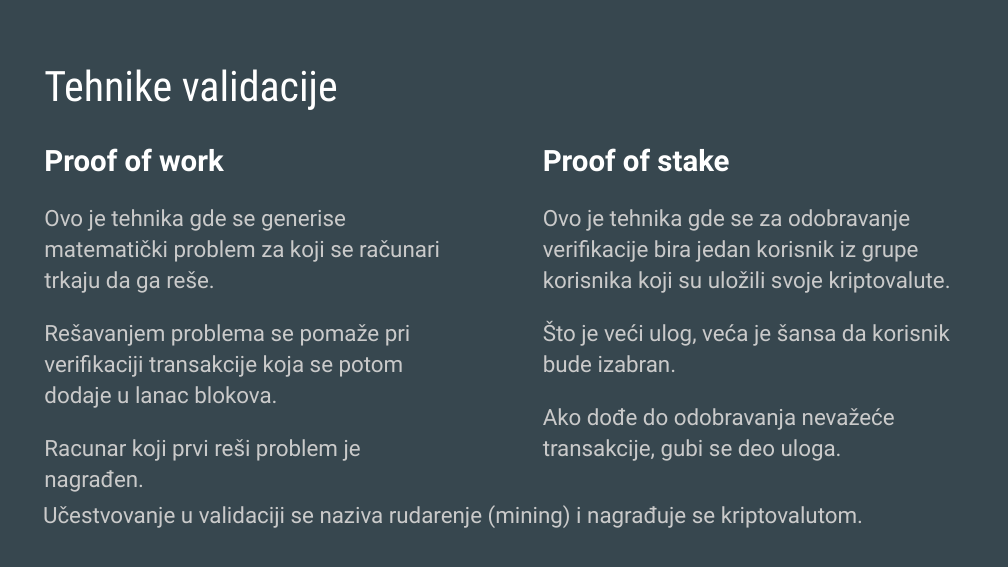
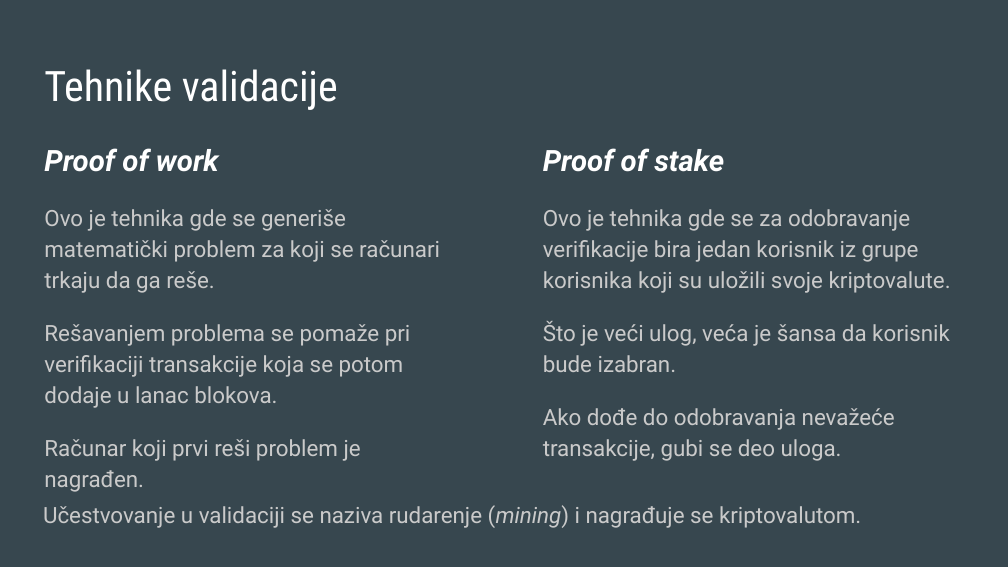
Before and after one commit to vukvuk21/RID, a slide deck: slide 8 of rid_2022_seminarski/mi17167_Rondovic_Petar/Predavanje_2/Prezentacija/Kriptovalute.pptx. Drawn at 1008x567 pixels with LibreOffice and Linux fonts; fonts in the diff are those of the drawing. Boxes give left, top, right and bottom in pixels: in the first picture for what was removed or moved away, otherwise in the second. Text is boxed around its words. In the diff, an @@ line names an element or a change of style, - is before the commit and + after.

```diff
--- a/rid_2022_seminarski/mi17167_Rondovic_Petar/Predavanje_2/Prezentacija/Kriptovalute.pptx
+++ b/rid_2022_seminarski/mi17167_Rondovic_Petar/Predavanje_2/Prezentacija/Kriptovalute.pptx
@@ text at <box>44,148,219,172</box>: italic on in "Proof of work" @@
@@ text at <box>543,148,724,172</box>: italic on in "Proof of stake" @@
@@ text at <box>44,209,440,293</box>: text changed @@
-Ovo je tehnika gde se generise matematički problem za koji se računari trkaju da ga reše.
+Ovo je tehnika gde se generiše matematički problem za koji se računari trkaju da ga reše.
@@ text at <box>44,439,361,461</box>: text changed @@
-Racunar koji prvi reši problem je nagrađen.
+Računar koji prvi reši problem je nagrađen.
@@ text "Učestvovanje u validaciji se naziva ..." at <box>43,505,861,528</box>: italic on in "(mining)" @@
```
Also in this commit, not shown: 7 other slides changed, 6 other files.
